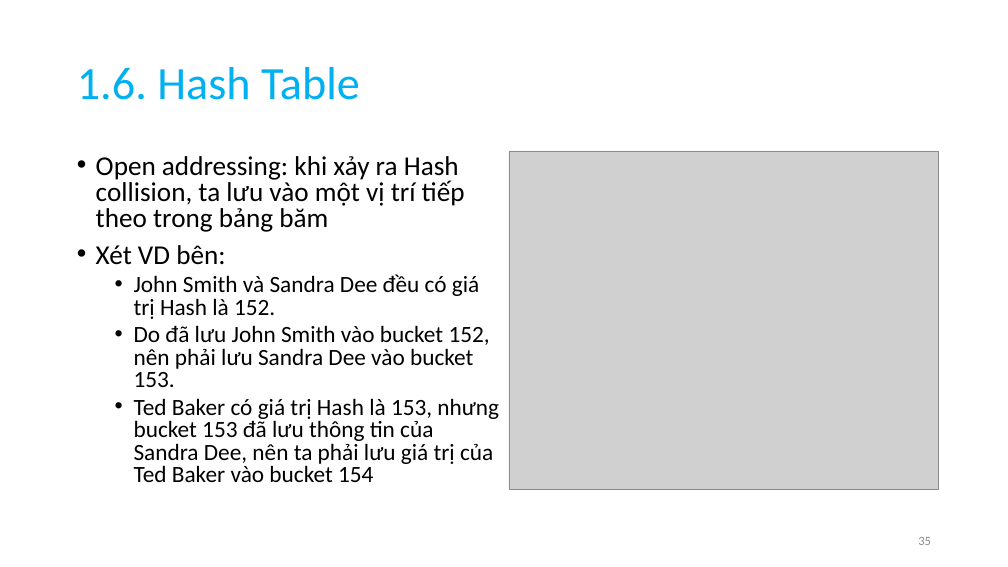
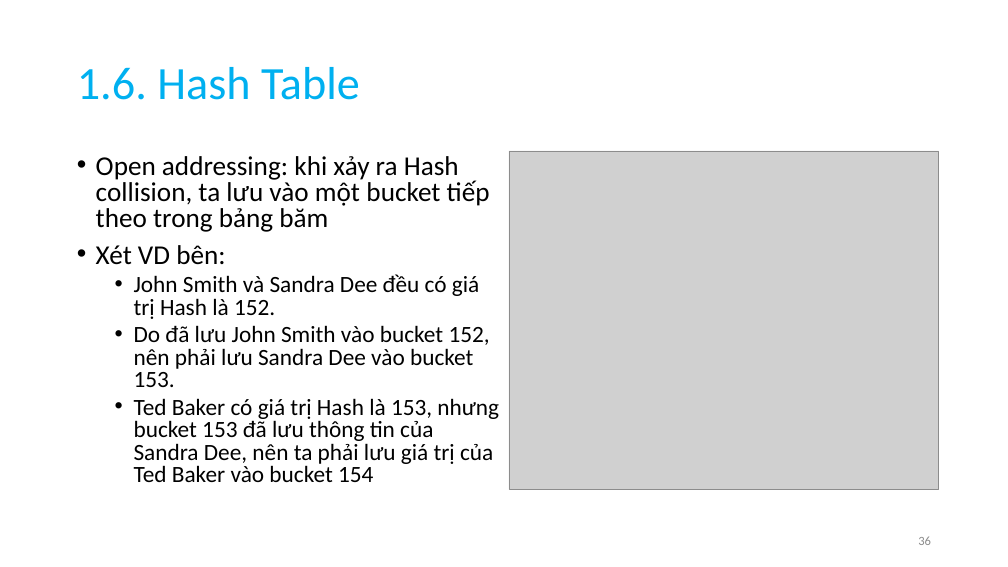
Before and after one commit to anhtuta/Notes, a slide deck: slide 36 of DSA.pptx (slide 35 before the commit). Drawn at 1008x567 pixels with LibreOffice and Linux fonts; fonts in the diff are those of the drawing; grey boxes stand for pictures. Boxes give left, top, right and bottom in pixels: in the first picture for what was removed or moved away, otherwise in the second. Text is boxed around its words. In the diff, an @@ line names an element or a change of style, - is before the commit and + after.

```diff
--- a/DSA.pptx
+++ b/DSA.pptx
@@ text at (96, 156, 490, 232): text changed @@
-• Open addressing: khi xảy ra Hash collision, ta lưu vào một vị trí tiếp theo trong bảng băm
+• Open addressing: khi xảy ra Hash collision, ta lưu vào một bucket tiếp theo trong bảng băm
```
Also in this commit, not shown: 20 other slides changed, 77 slides added, 2 slides removed.
